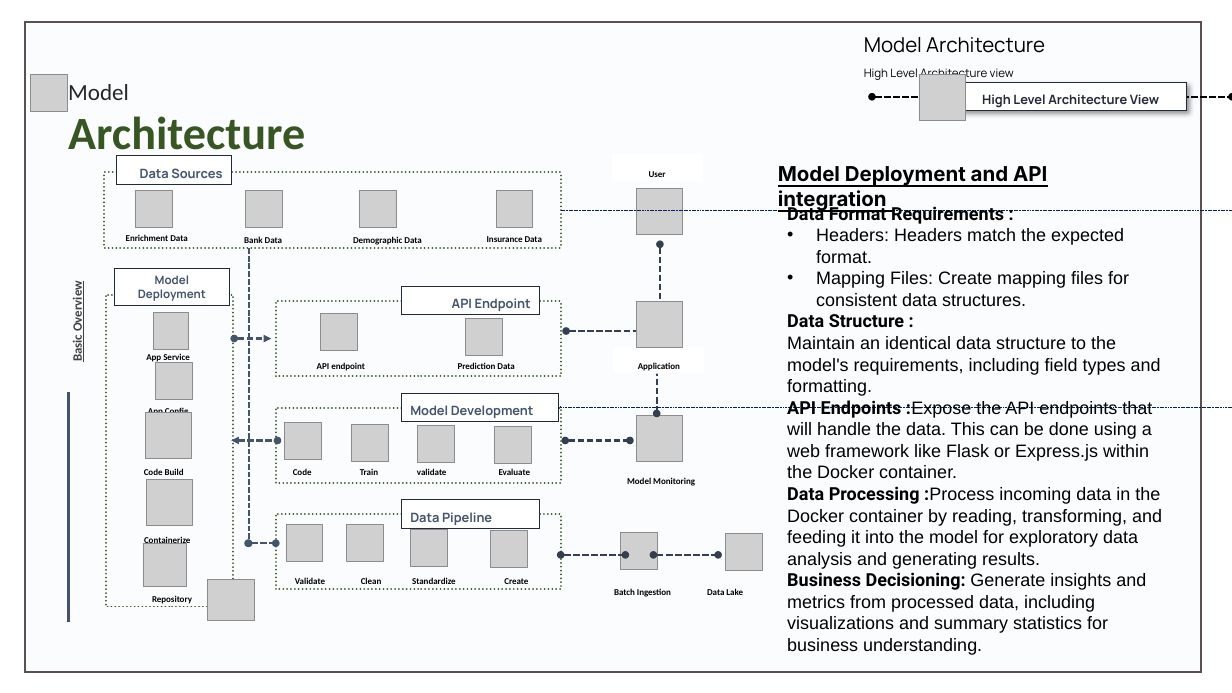
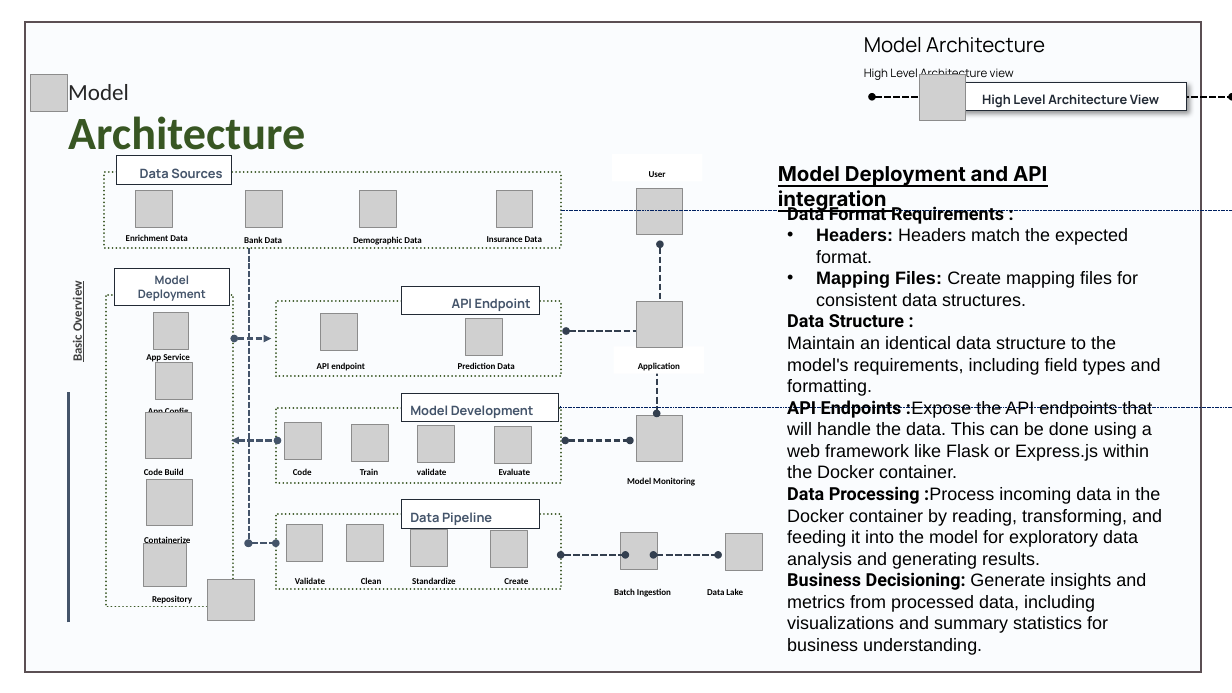
Before and after one commit to DwaipayanDutta/SAS_Data_model-Sample, a slide deck: slide 5 of Presentation/Model_Presentation.pptx. Drawn at 1232x693 pixels with LibreOffice and Linux fonts; fonts in the diff are those of the drawing; grey boxes stand for pictures. Boxes give left, top, right and bottom in pixels: in the first picture for what was removed or moved away, otherwise in the second. Text is boxed around its words. In the diff, an @@ line names an element or a change of style, - is before the commit and + after.

```diff
--- a/Presentation/Model_Presentation.pptx
+++ b/Presentation/Model_Presentation.pptx
@@ text at (x1=816, y1=228, x2=1138, y2=306): bold on in "Headers:", "Mapping Files:" @@
```
Also in this commit, not shown: 4 other slides changed, 2 other files.
